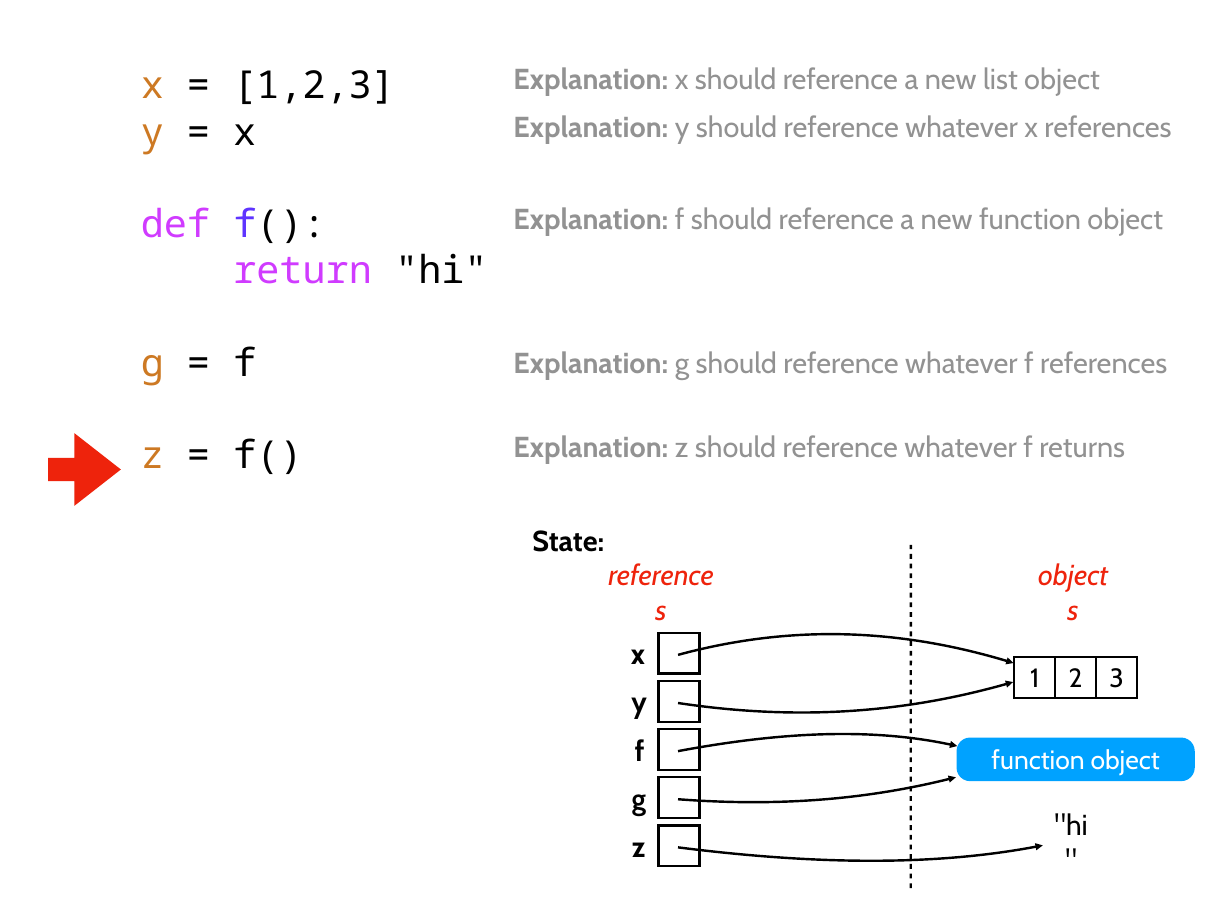
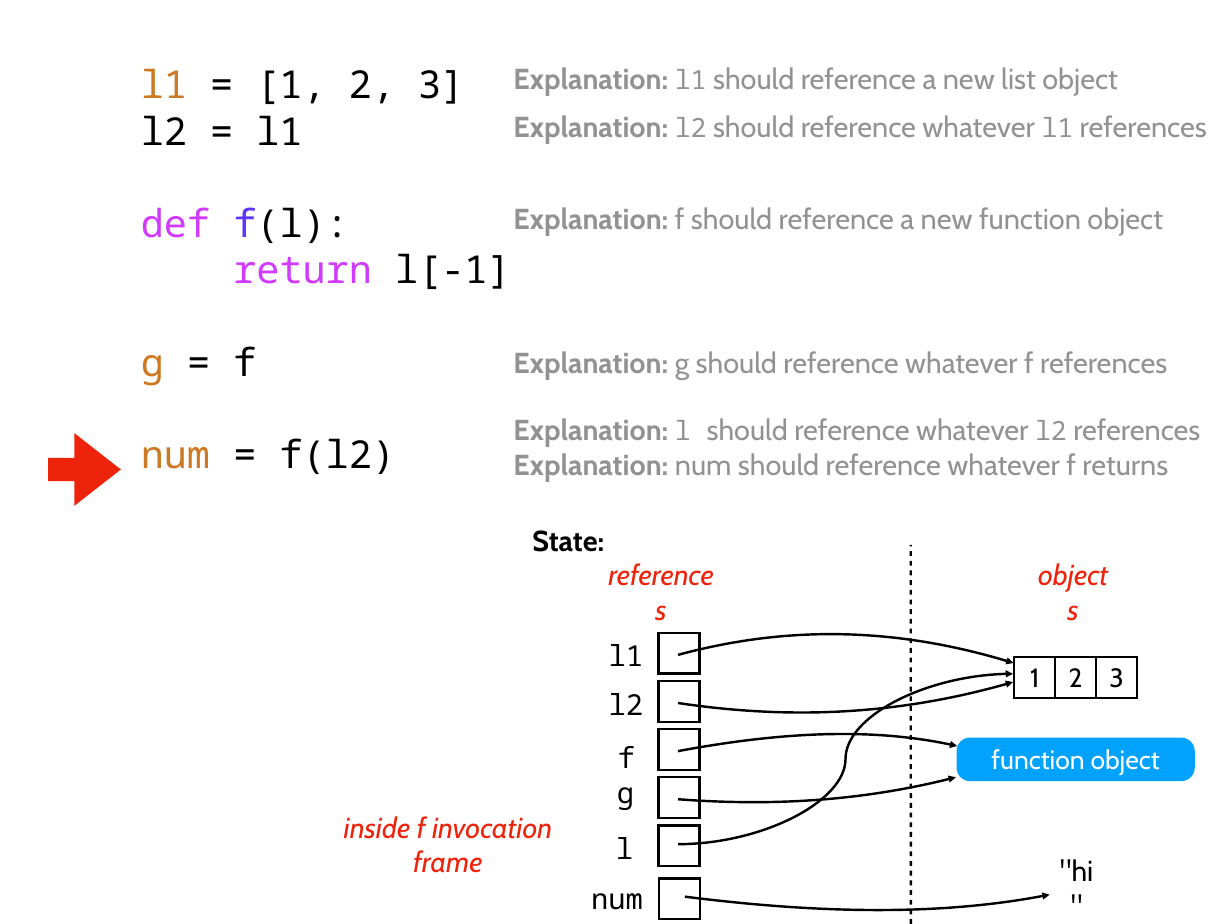
Before and after one commit to tylerharter/caraza-harter-com, a slide deck: slide 15 of tyler/meena/cs220/f21/materials/lec_24_F21.pptx. Drawn at 1232x924 pixels with LibreOffice and Linux fonts; fonts in the diff are those of the drawing. Boxes give left, top, right and bottom in pixels: in the first picture for what was removed or moved away, otherwise in the second. Text is boxed around its words. In the diff, an @@ line names an element or a change of style, - is before the commit and + after.

```diff
--- a/tyler/meena/cs220/f21/materials/lec_24_F21.pptx
+++ b/tyler/meena/cs220/f21/materials/lec_24_F21.pptx
@@ text at box(141, 68, 511, 289): text changed @@
-x = [1,2,3]
-y = x
-def f():
-return "hi"
+l1 = [1, 2, 3]
+l2 = l1
+def f(l):
+return l[-1]
@@ text at box(513, 67, 1118, 96): text changed @@
-Explanation: x should reference a new list object
+Explanation: l1 should reference a new list object
@@ text at box(513, 115, 1207, 144): text changed @@
-Explanation: y should reference whatever x references
+Explanation: l2 should reference whatever l1 references
@@ text at box(513, 418, 1200, 481): text changed @@
-Explanation: z should reference whatever f returns
+Explanation: l should reference whatever l2 references
+Explanation: num should reference whatever f returns
@@ text at box(141, 438, 395, 474): text changed @@
-z = f()
+num = f(l2)
@@ line moved from (911, 888) - (911, 545) to (911, 924) - (911, 545) @@
@@ text added at box(609, 644, 644, 666), 24 pt, text #000000 @@
+l1
@@ text removed at box(631, 649, 645, 664) @@
-x
@@ curved arrow added from (678, 845) to (1013, 674), #000000 2 pt @@
@@ text added at box(609, 693, 644, 715), 24 pt, text #000000 @@
+l2
@@ text removed at box(631, 697, 647, 719) @@
-y
@@ text "f" at box(618, 746, 635, 768): font Cabin to Noto Sans Mono, bold off @@
@@ text "f": place and size @@
-text "f" at box(635, 739, 645, 761)
+text "f" at box(618, 746, 635, 768)
@@ text "g": place and size @@
-text "g" at box(632, 794, 646, 815)
+text "g" at box(617, 787, 634, 810)
@@ text "g" at box(617, 787, 634, 810): font Cabin to Noto Sans Mono, bold off @@
@@ text added at box(344, 816, 552, 873), 24 pt, text #EE230C, italic @@
+inside f invocation frame
@@ text added at box(616, 837, 633, 859), 24 pt, text #000000 @@
+l
@@ text removed at box(632, 842, 646, 857) @@
-z
@@ text ""hi"": place and size @@
-text ""hi"" at box(1054, 813, 1087, 835)
+text ""hi"" at box(1060, 859, 1093, 881)
@@ text added at box(591, 893, 643, 910), 24 pt, text #000000 @@
+num
@@ rectangle added at box(659, 879, 700, 919), outline #000000 2 pt @@
@@ freeform shape: place and size @@
-freeform shape at box(678, 846, 1043, 861)
+freeform shape at box(685, 895, 1050, 911)
```
Also in this commit, not shown: 16 other slides changed, 8 other files.
